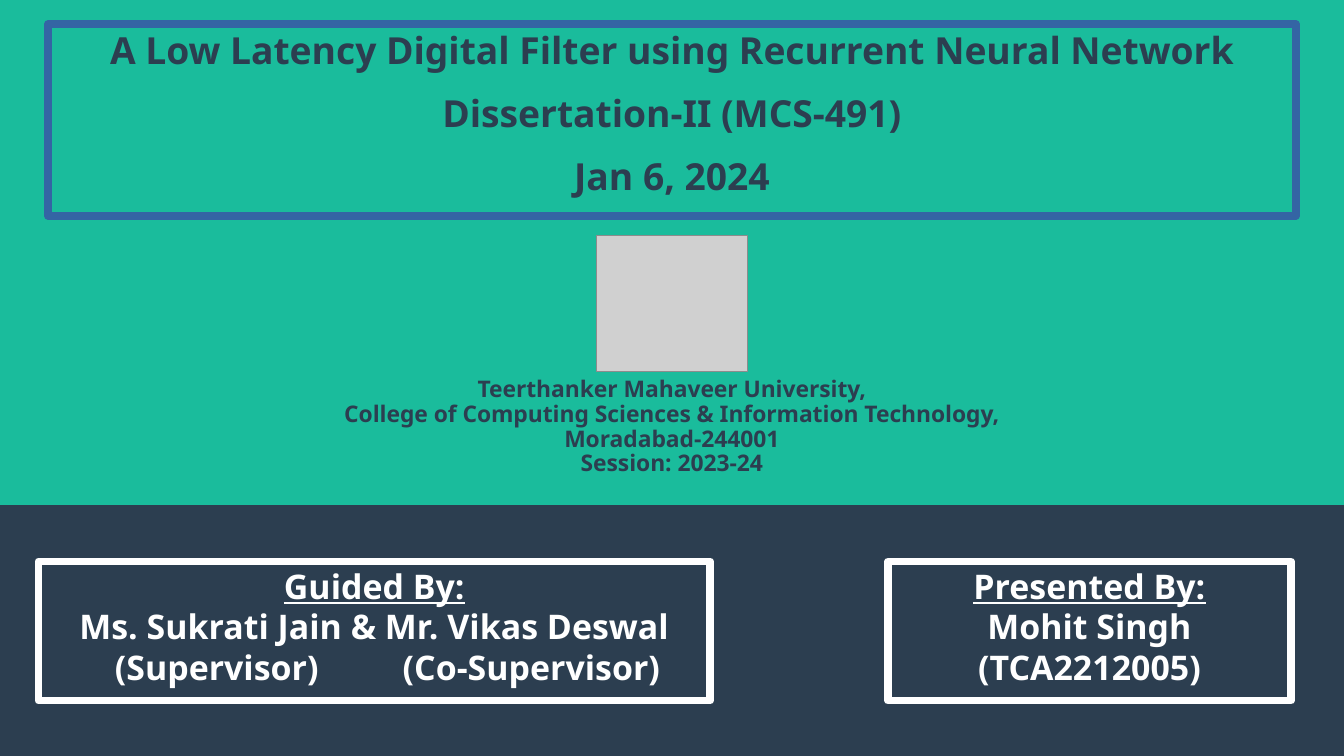
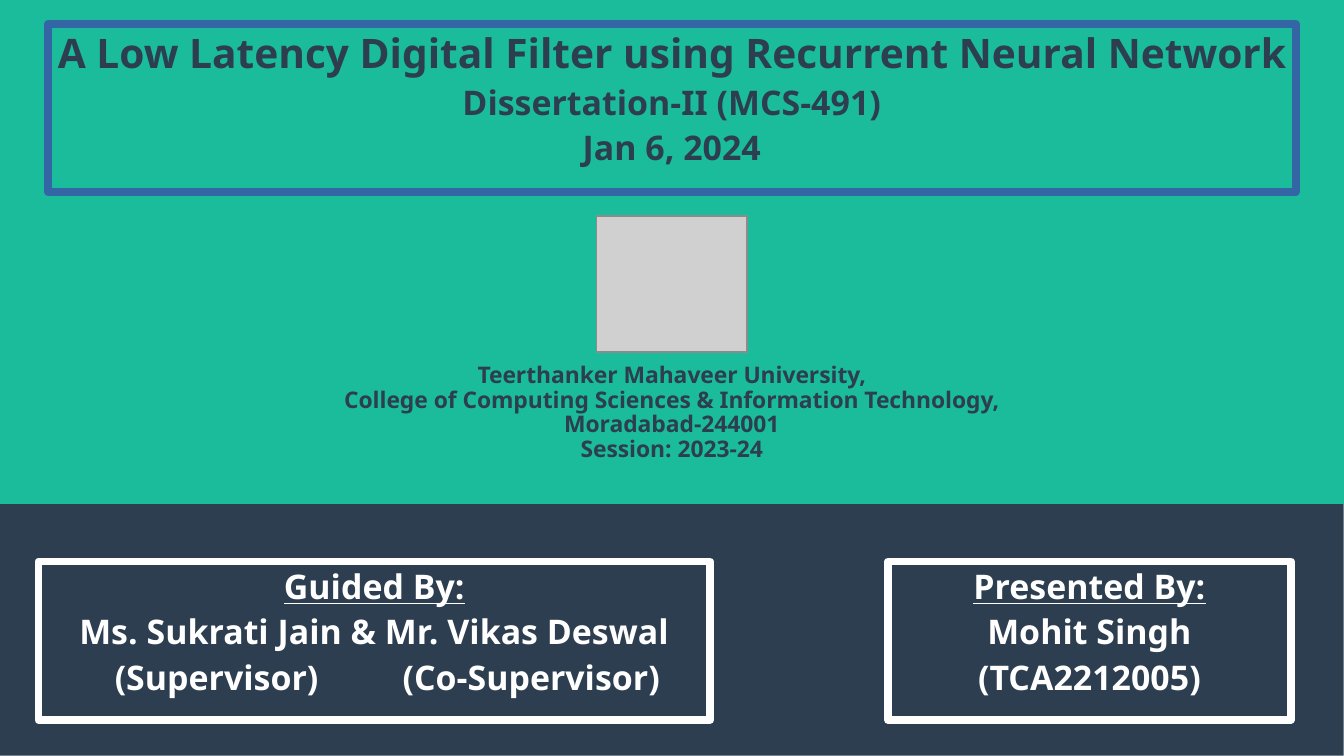
Before and after one commit to mohitlabs/Research, a slide deck: slide 1 of A Low Latency Digital Filter using Recurrent Neural Network/PPT/Presentation.pptx. Drawn at 1344x756 pixels with LibreOffice and Linux fonts; fonts in the diff are those of the drawing; grey boxes stand for pictures. Boxes give left, top, right and bottom in pixels: in the first picture for what was removed or moved away, otherwise in the second. Text is boxed around its words. In the diff, an @@ line names an element or a change of style, - is before the commit and + after.

```diff
--- a/A Low Latency Digital Filter using Recurrent Neural Network/PPT/Presentation.pptx
+++ b/A Low Latency Digital Filter using Recurrent Neural Network/PPT/Presentation.pptx
@@ rectangle "A Low Latency Digital Filter ..." resized from (x1=48, y1=24, x2=1296, y2=216) to (x1=48, y1=24, x2=1296, y2=193) @@
@@ rectangle "A Low Latency Digital Filter ..." at (x1=48, y1=24, x2=1296, y2=193): size 22 to 24 pt in "A Low Latency Digital Filter using Recurrent ..."; size 22 to 20 pt in "Dissertation-II (MCS-491)", "Jan 6, 2024"; less space between paragraphs @@
@@ picture moved from (x1=596, y1=235, x2=748, y2=372) to (x1=596, y1=216, x2=748, y2=352) @@
@@ text "Teerthanker Mahaveer University," moved from (x1=344, y1=379, x2=999, y2=471) to (x1=344, y1=365, x2=999, y2=457) @@
@@ rectangle "Guided By:" resized from (x1=38, y1=562, x2=710, y2=701) to (x1=38, y1=562, x2=710, y2=721) @@
@@ rectangle "Guided By:" at (x1=38, y1=562, x2=710, y2=721): more space between paragraphs @@
@@ rectangle "Presented By:" at (x1=888, y1=562, x2=1292, y2=721): more space between paragraphs @@
@@ rectangle "Presented By:" resized from (x1=888, y1=562, x2=1292, y2=701) to (x1=888, y1=562, x2=1292, y2=721) @@
```
Also in this commit, not shown: 3 other slides changed, 3 slides added, 2 slides removed, 21 other files.
